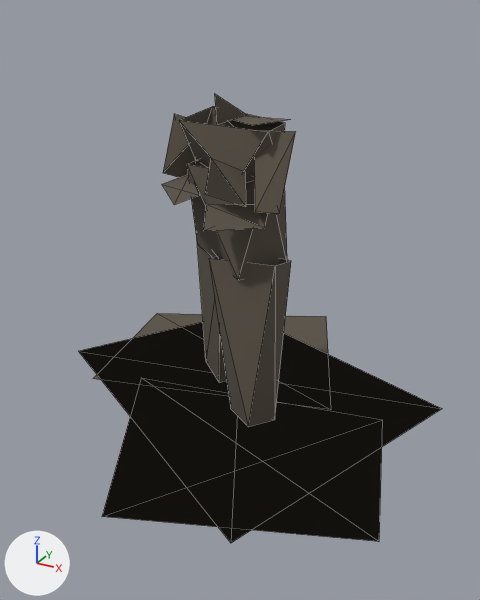
What one commit did to the glTF model public/canal-drive/models/mama-baranka.lod2.glb.
Camera for both pictures: a camera (50 mm lens) standing at (1.59, -2.87, 2.1) and looking at (0.04, -0.04, 0.69). Arrows for +X, +Y and +Z are at lower left; the lights stay in place. The picture after the commit comes second. Mesh edges are drawn as thin lines. Vertices at exactly the same position are counted once.

The first picture shows 'lod2'.
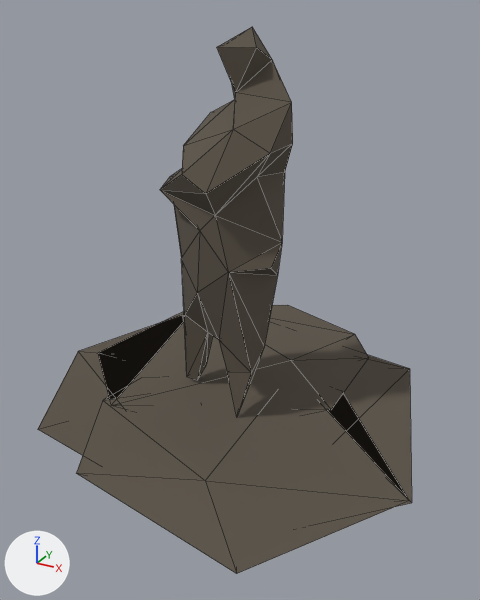
Where the change shows, as pixel boxes [x1, y1, x2, y2] in the pictures (480 x 600 px):
'lod2', reshaped, moved, rescaled (22% taller)
    before: [78, 94, 442, 543]
    after: [38, 27, 412, 574]
part 1 of me_lod2, rebuilt (18% wider, 15% taller)
    before: [102, 378, 383, 542]
    after: [76, 386, 409, 574]
part 2 of me_lod2, rebuilt
    before: [93, 314, 331, 408]
    after: [98, 305, 369, 411]
part 3 of me_lod2, added
    after: [160, 27, 293, 417]
part 4 of me_lod2, deleted
    before: [205, 158, 246, 207]
part 5 of me_lod2, deleted
    before: [204, 204, 268, 231]
part 6 of me_lod2, deleted
    before: [163, 114, 195, 178]
part 7 of me_lod2, deleted (brown)
    before: [162, 175, 200, 205]
part 8 of me_lod2, deleted
    before: [214, 94, 246, 125]
part 9 of me_lod2, built on
    before: [78, 106, 442, 543]
    after: [38, 315, 412, 506]

Patch to the scene script:
```diff
--- a/public/canal-drive/models/mama-baranka.lod2.glb.py
+++ b/public/canal-drive/models/mama-baranka.lod2.glb.py
@@ me_lod2 @@
 # used by ob_lod2; location = (-0.056, 0.055, 0.901); scale = (1.2, 1.2, 1.2)
-me_lod2.from_pydata(...)  # 68 vertices, 62 faces; spans x -0.93..0.93, y -1.0..1.0, z -0.7..0.7
+me_lod2.from_pydata(...)  # 84 vertices, 149 faces; spans x -0.94..0.94, y -1.0..1.0, z -0.83..0.83
+# me_lod2 part 1: the loose piece of 4 vertices spanning x -0.46..0.93, y -1.0..0.1, z -0.7 is rebuilt with 9 vertices and now spans x -0.51..0.93, y -1.0..0.27, z -0.83..-0.73
+# me_lod2 part 2: the loose piece of 4 vertices spanning x -0.84..0.48, y -0.25..1.0, z -0.7 is rebuilt with 10 vertices and now spans x -0.83..0.45, y -0.41..1.0, z -0.83..-0.73
+# me_lod2 part 3: a new loose piece of 57 vertices spanning x -0.27..0.3, y -0.39..0.13, z -0.75..0.83, in mat_material_0 (brown #5b5348)
+# me_lod2 part 4: the loose piece of 4 vertices spanning x 0.03..0.25, y -0.38..-0.22, z 0.34..0.5 is deleted
+# me_lod2 part 5: the loose piece of 4 vertices spanning x 0.04..0.31, y -0.36..-0.19, z 0.22..0.31 is deleted
+# me_lod2 part 6: the loose piece of 4 vertices spanning x -0.27..-0.13, y -0.13..0.01, z 0.31..0.59 is deleted
+# me_lod2 part 7: the loose piece of 4 vertices spanning x -0.29..0.0, y -0.33..-0.03, z 0.29..0.34 is deleted
+# me_lod2 part 8: the loose piece of 3 vertices spanning x 0.03..0.1, y -0.19..-0.06, z 0.58..0.7 is deleted
+# me_lod2 part 9
+# 41 vertices are removed from x -0.93..0.92, y -0.89..0.8, z -0.7..0.62
+# 39 faces are deleted
+# 8 vertices are added at x -0.94..0.94, y -0.89..0.76, z -0.83..-0.77
+# 12 new faces join them
 me_lod2.materials.append(mat_material_0)
@@ ob_lod2 @@
 ob_lod2 = bpy.data.objects.new('lod2', me_lod2)
-ob_lod2.location = (-0.056, 0.055, 0.901)
-ob_lod2.scale = (1.2, 1.2, 1.2)
+ob_lod2.location = (-0.029, 0.08, 1.005)
+ob_lod2.scale = (1.23, 1.23, 1.23)
```
